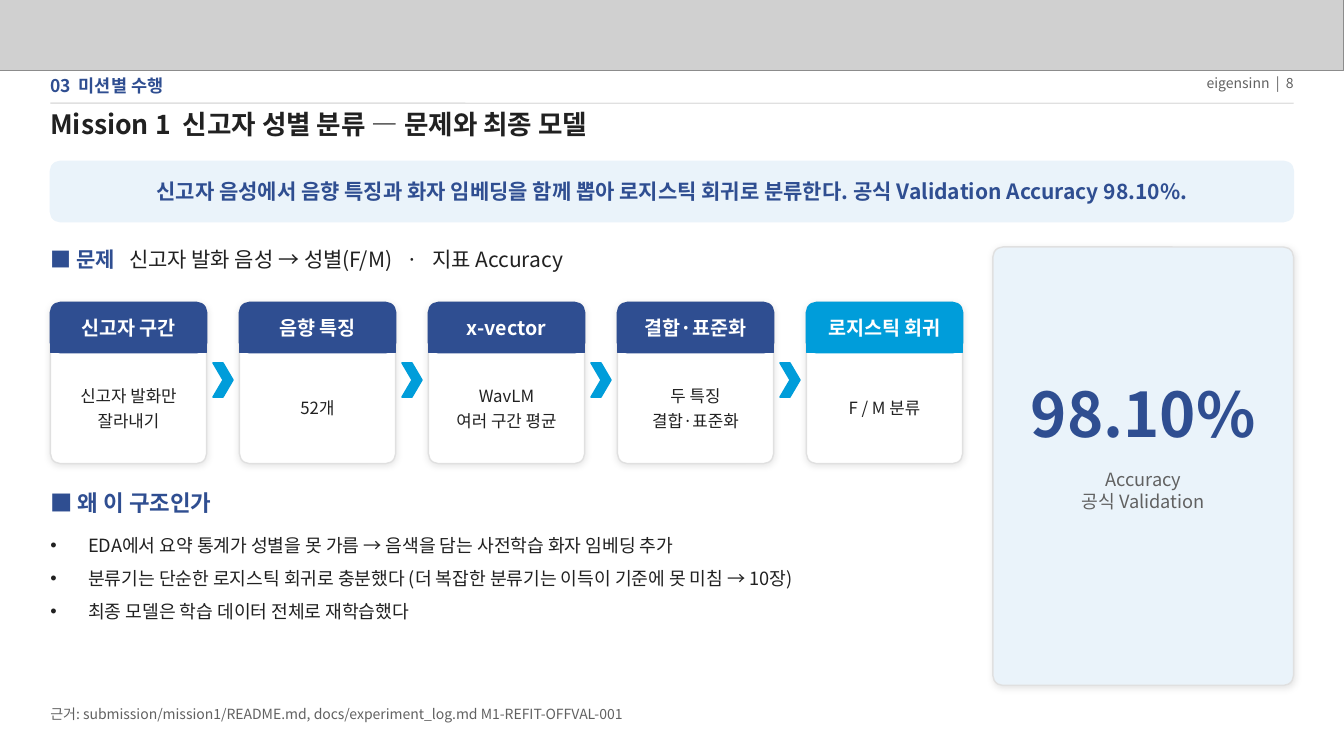
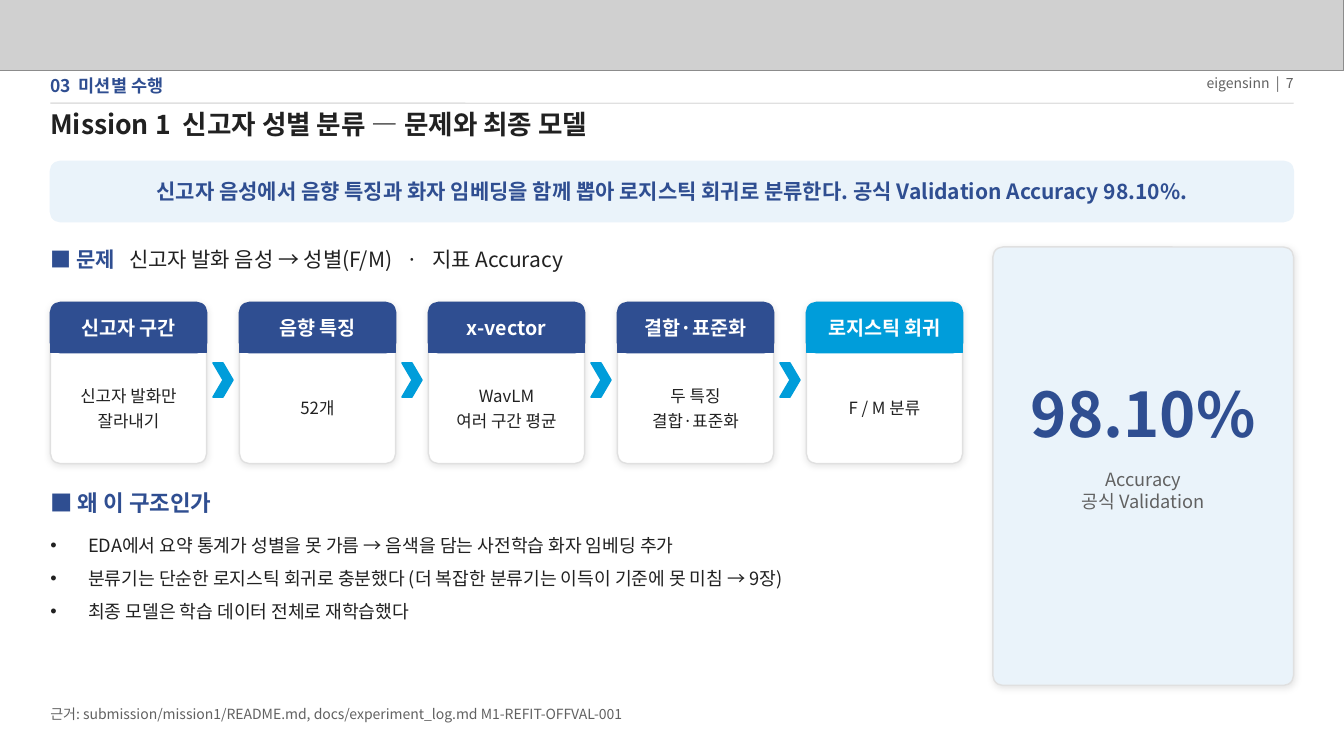
Before and after one commit to eigensinn-dcc2026/prelim, a slide deck: slide 7 of ppt/DCC2026_예선_결과정리.pptx (slide 8 before the commit). Drawn at 1344x756 pixels with LibreOffice and Linux fonts; fonts in the diff are those of the drawing; grey boxes stand for pictures. Boxes give left, top, right and bottom in pixels: in the first picture for what was removed or moved away, otherwise in the second. Text is boxed around its words. In the diff, an @@ line names an element or a change of style, - is before the commit and + after.

```diff
--- a/ppt/DCC2026_예선_결과정리.pptx
+++ b/ppt/DCC2026_예선_결과정리.pptx
@@ text at <box>1207,77,1294,92</box>: text changed @@
-eigensinn | 8
+eigensinn | 7
@@ text at <box>88,570,783,589</box>: text changed @@
-• 분류기는 단순한 로지스틱 회귀로 충분했다 (더 복잡한 분류기는 이득이 기준에 못 미침 → 10장)
+• 분류기는 단순한 로지스틱 회귀로 충분했다 (더 복잡한 분류기는 이득이 기준에 못 미침 → 9장)
```
Also in this commit, not shown: 16 other slides changed, 1 slide removed, 1 other file.
